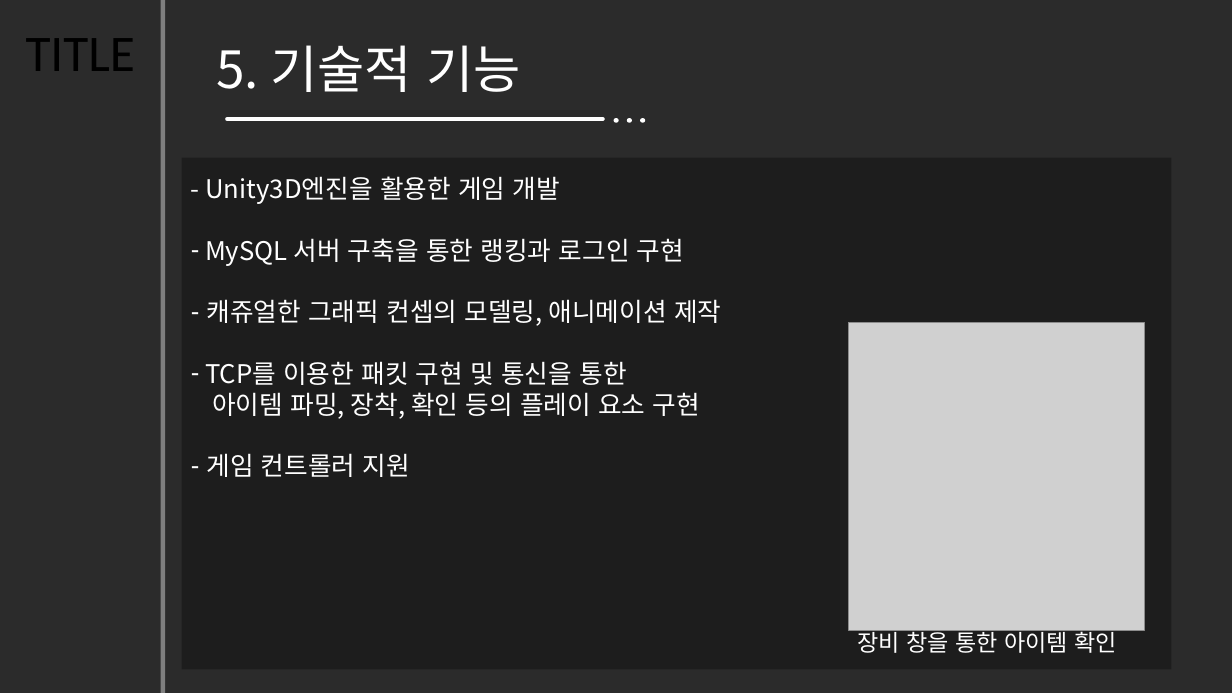
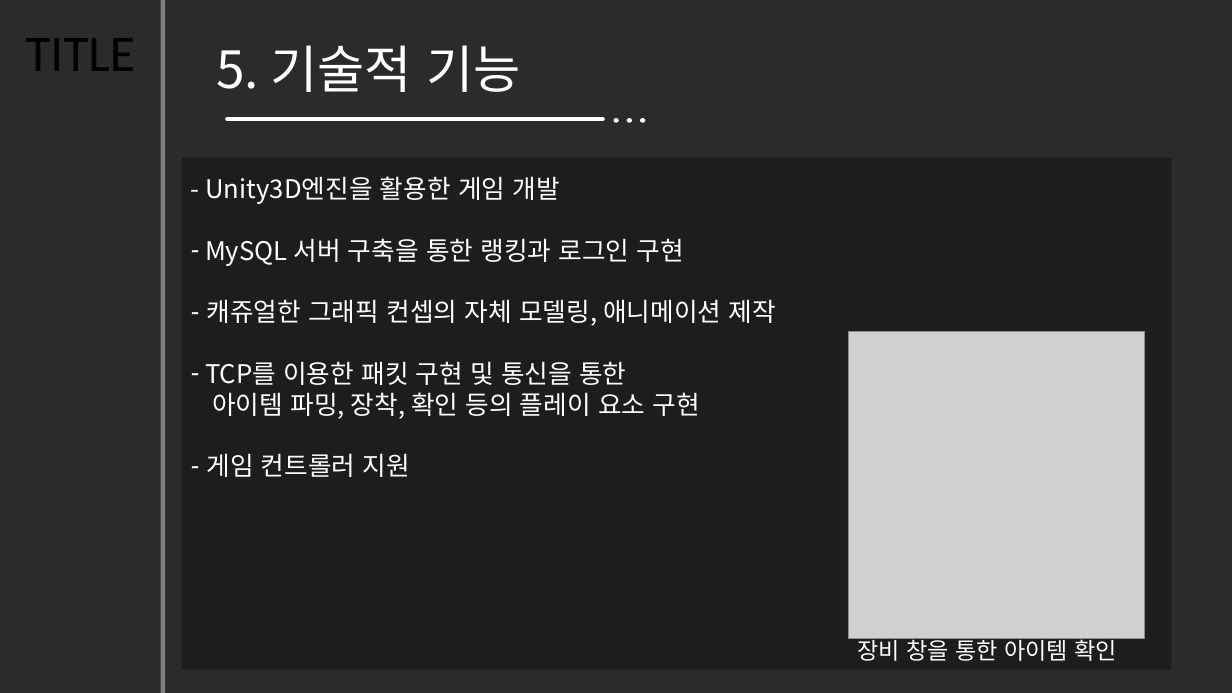
Before and after one commit to hajeongyeon/capstone_design, a slide deck: slide 7 of planning/졸업작품 제안서.pptx. Drawn at 1232x693 pixels with LibreOffice and Linux fonts; fonts in the diff are those of the drawing; grey boxes stand for pictures; background and template pictures are left out; a plain dark background stands for a picture behind light text. Boxes give left, top, right and bottom in pixels: in the first picture for what was removed or moved away, otherwise in the second. Text is boxed around its words. In the diff, an @@ line names an element or a change of style, - is before the commit and + after.

```diff
--- a/planning/졸업작품 제안서.pptx
+++ b/planning/졸업작품 제안서.pptx
@@ text at <box>206,299,776,326</box>: text changed @@
-– 캐쥬얼한 그래픽 컨셉의 모델링, 애니메이션 제작
+– 캐쥬얼한 그래픽 컨셉의 자체 모델링, 애니메이션 제작
@@ picture: place and size @@
-picture at <box>848,323,1145,630</box>
+picture at <box>848,332,1145,640</box>
@@ text "장비 창을 통한 아이템 확인": place and size @@
-text "장비 창을 통한 아이템 확인" at <box>857,627,1116,653</box>
+text "장비 창을 통한 아이템 확인" at <box>857,636,1117,661</box>
```
Also in this commit, not shown: 5 other slides changed.
